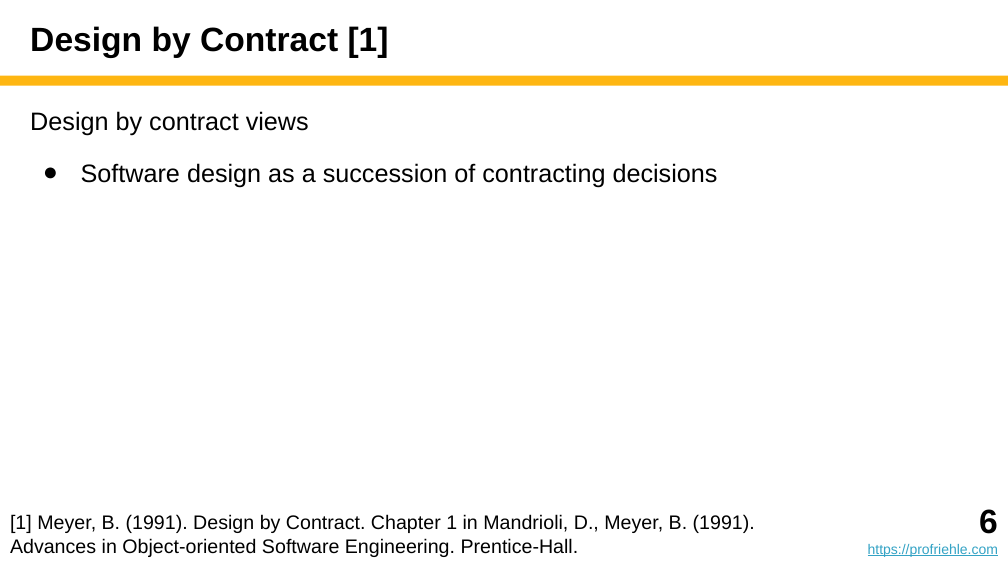
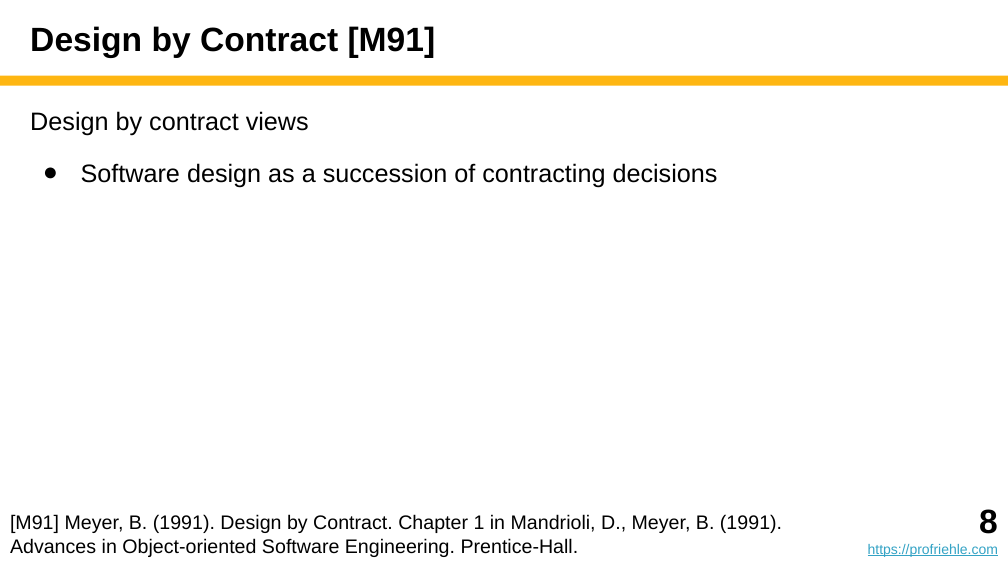
Before and after one commit to dirkriehle/adap-course, a slide deck: slide 8 of Lecture slides/ADAP B04 - Design by Contract.pptx (slide 6 before the commit). Drawn at 1008x567 pixels with LibreOffice and Linux fonts; fonts in the diff are those of the drawing. Boxes give left, top, right and bottom in pixels: in the first picture for what was removed or moved away, otherwise in the second. Text is boxed around its words. In the diff, an @@ line names an element or a change of style, - is before the commit and + after.

```diff
--- a/Lecture slides/ADAP B04 - Design by Contract.pptx
+++ b/Lecture slides/ADAP B04 - Design by Contract.pptx
@@ title at <box>30,26,436,58</box>: text changed @@
-Design by Contract [1]
+Design by Contract [M91]
@@ text at <box>979,509,998,534</box>: text changed @@
-6
+8
@@ text at <box>10,514,782,557</box>: text changed @@
-[1] Meyer, B. (1991). Design by Contract. Chapter 1 in Mandrioli, D., Meyer, B. (1991). Advances in Object-oriented Software Engineering. Prentice-Hall.
+[M91] Meyer, B. (1991). Design by Contract. Chapter 1 in Mandrioli, D., Meyer, B. (1991). Advances in Object-oriented Software Engineering. Prentice-Hall.
```
Also in this commit, not shown: 4 other slides changed, 1 slide added, 2 slides removed, 3 other files.
